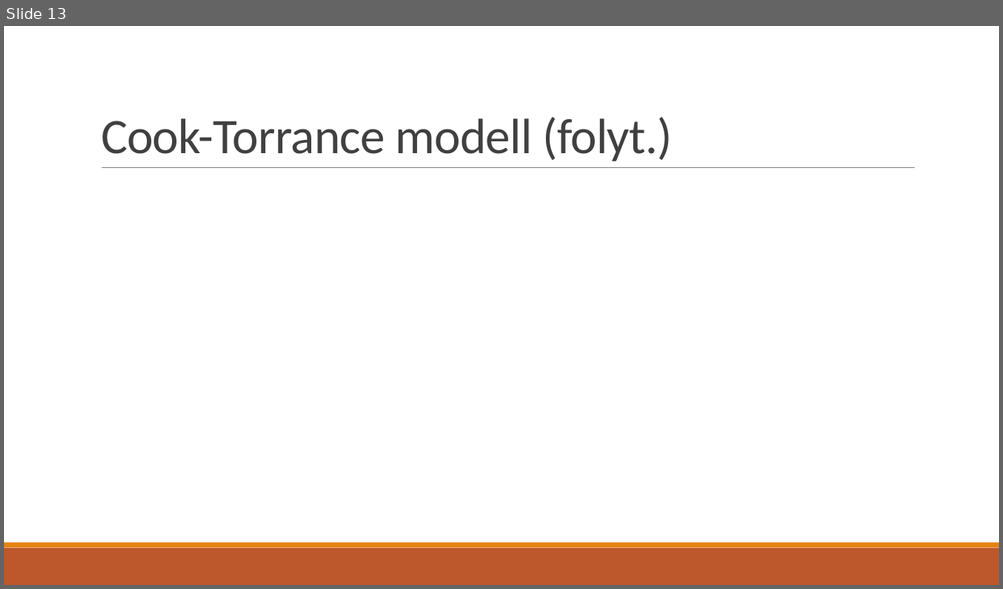
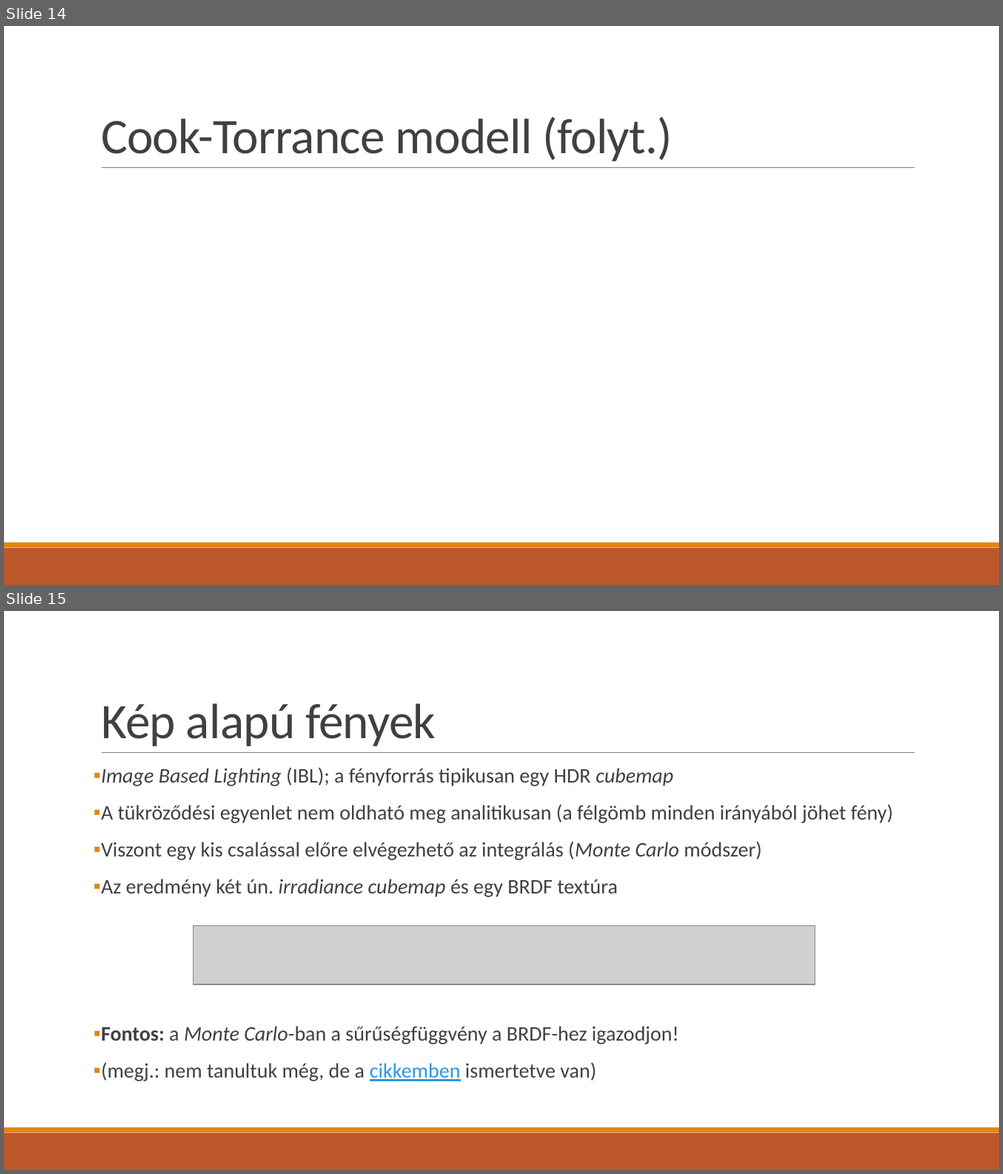
Before and after one commit to asylum2010/Asylum-s-ELTE-Exercises, a slide deck: PBR_EA_01.pptx. Shown one above the other, each under a label of ours: slide 13 before the commit, slides 14 and 15 after it. The pictures are 1003x589 and 1003x1174 pixels, drawn with LibreOffice and Linux fonts; fonts in the diff are those of the drawing; grey boxes stand for pictures. Boxes give left, top, right and bottom in pixels: in the first picture for what was removed or moved away, otherwise in the second. Text is boxed around its words. In the diff, an @@ line names an element or a change of style, - is before the commit and + after.

```diff
--- a/PBR_EA_01.pptx
+++ b/PBR_EA_01.pptx
@@ slide 15 added at (x1=4, y1=611, x2=999, y2=1170), background #FFFFFF; not listed: 3 template elements that a slide beside it also shows @@
@@ title added at (x1=101, y1=703, x2=435, y2=746), 48 pt, text #404040 @@
+Kép alapú fények
@@ text added at (x1=101, y1=767, x2=893, y2=1082), 20 pt, text #404040 @@
+▪ Image Based Lighting (IBL); a fényforrás tipikusan egy HDR cubemap
+▪ A tükröződési egyenlet nem oldható meg analitikusan (a félgömb minden irányából jöhet fény)
+▪ Viszont egy kis csalással előre elvégezhető az integrálás (Monte Carlo módszer)
+▪ Az eredmény két ún. irradiance cubemap és egy BRDF textúra
+▪ Fontos: a Monte Carlo-ban a sűrűségfüggvény a BRDF-hez igazodjon!
+▪ (megj.: nem tanultuk még, de a cikkemben ismertetve van)
@@ picture added at (x1=193, y1=925, x2=815, y2=985) @@
@@ what was slide 13 is now slide 14 @@
```
Also in this commit, not shown: 2 slides changed, 2 other files.
